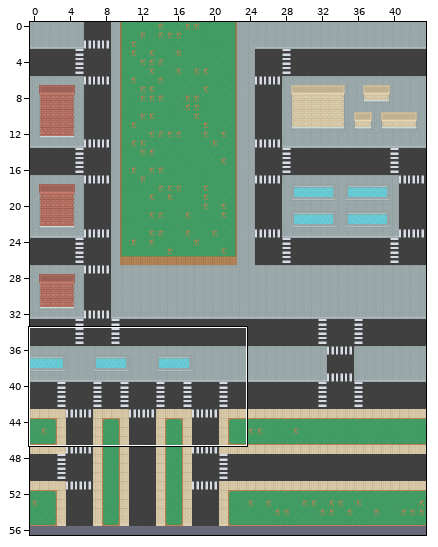
Two versions of a level (LDtk project, Assets/two.ldtk). Above: a wide view before the commit, with the close-up outlined.
Close-up. First the earlier version:
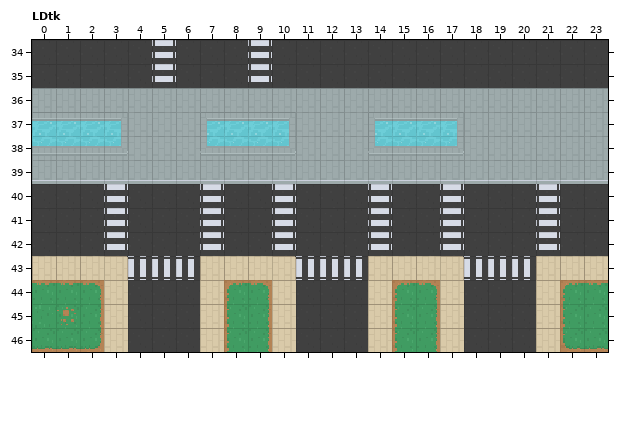
Cells are 16x16 px. Shown: LDtk x 0..23, y 34..46. The commit also changed other parts of the map, which this record leaves out.
The result:
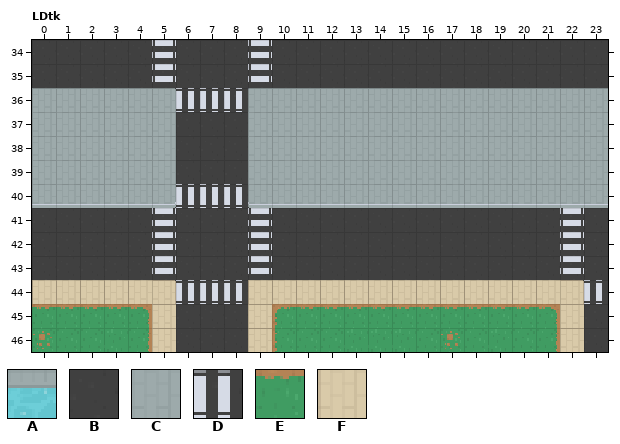
Key: from "Colliders": A 5 "Water"; from "Drivable": B 1 "Road"; from "Walkable": C 1 "City_Sidewalk", D 2 "Crosswalk", E 3 "Grass", F 4 "Neighborhood_Sidewalk".
_ is an empty cell.
Message: adds some animation/sprite sheet for victim. fixes ldtk/nav map issue with bottom half of map
Edits made:
Layer "Drivable":
y 37..39: x 6..8 ___ -> BBB
y 40: x 0..2 BBB -> ___; x 4..6 BBB -> ___; x 8..9 BB -> __; x 11..13 BBB -> ___; x 15..16 BB -> __; x 18..20 BBB -> ___; x 22..23 BB -> __
y 41..42: x 3 _ -> B; x 5 B -> _; x 7 _ -> B; x 9..10 B_ -> _B; x 14 _ -> B; x 17 _ -> B; x 21..22 _B -> B_
y 43: x 0..4 _____ -> BBBBB; x 6..8 ___ -> BBB; x 10..21 ____________ -> BBBBBBBBBBBB; x 23 _ -> B
y 44: x 4..6 BBB -> ___; x 11..13 BBB -> ___; x 18..20 BBB -> ___
y 45..46: x 4..5 BB -> __; x 7..8 __ -> BB; x 11..13 BBB -> ___; x 18..20 BBB -> ___; x 23 _ -> B
Layer "Walkable":
y 36: x 6..8 CCC -> DDD
y 37..39: x 6..8 CCC -> ___
y 40: x 0..6 ___D___ -> CCCCCCD; x 8..23 __D___D__D___D__ -> DCCCCCCCCCCCCCCC
y 41..42: x 3 D -> _; x 5 _ -> D; x 7 D -> _; x 9..10 _D -> D_; x 14 D -> _; x 17 D -> _; x 21..22 D_ -> _D
y 43: x 0..4 FFFFD -> _____; x 6..23 DFFFFDDDFFFFDDDFFF -> ___D____________D_
y 44: x 0..2 EEE -> FFF; x 4..9 ___FEE -> FFDDDF; x 11..13 ___ -> FFF; x 15..16 EE -> FF; x 18..20 ___ -> FFF; x 22..23 EE -> FD
y 45..46: x 3..5 F__ -> EEF; x 7..14 FEEF___F -> __FEEEEE; x 17..23 F___FEE -> EEEEEF_
Layer "Colliders":
y 37..38: x 0..3 AAAA -> ____; x 7..10 AAAA -> ____; x 14..17 AAAA -> ____
